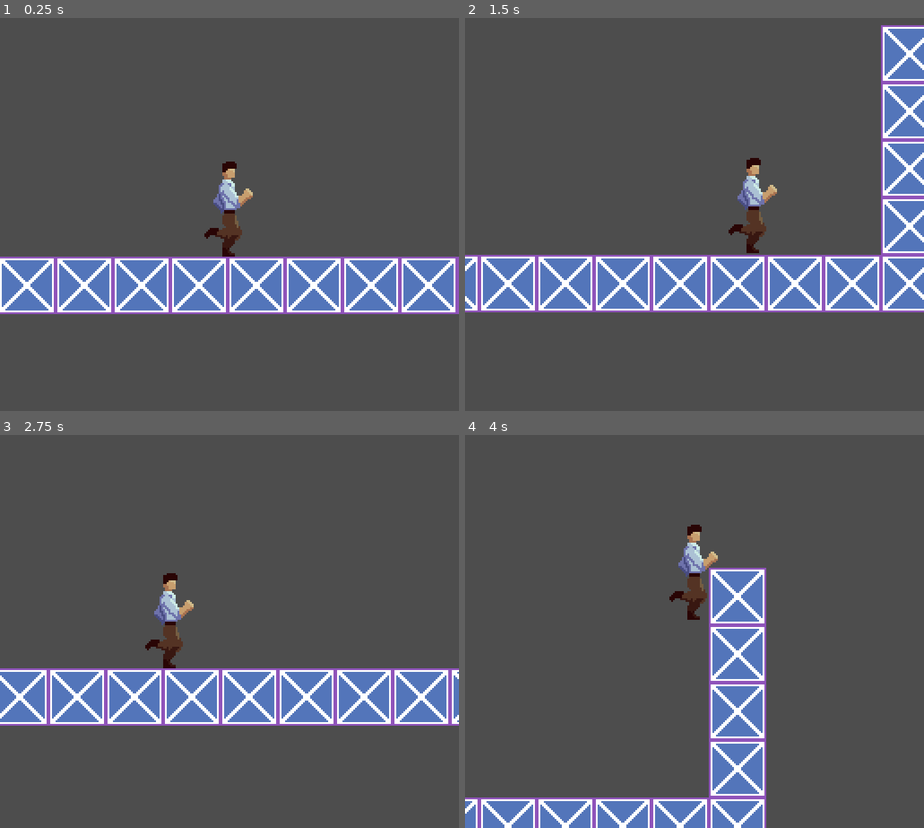
Above: before the commit, frames 1-4 (two rows, left to right).
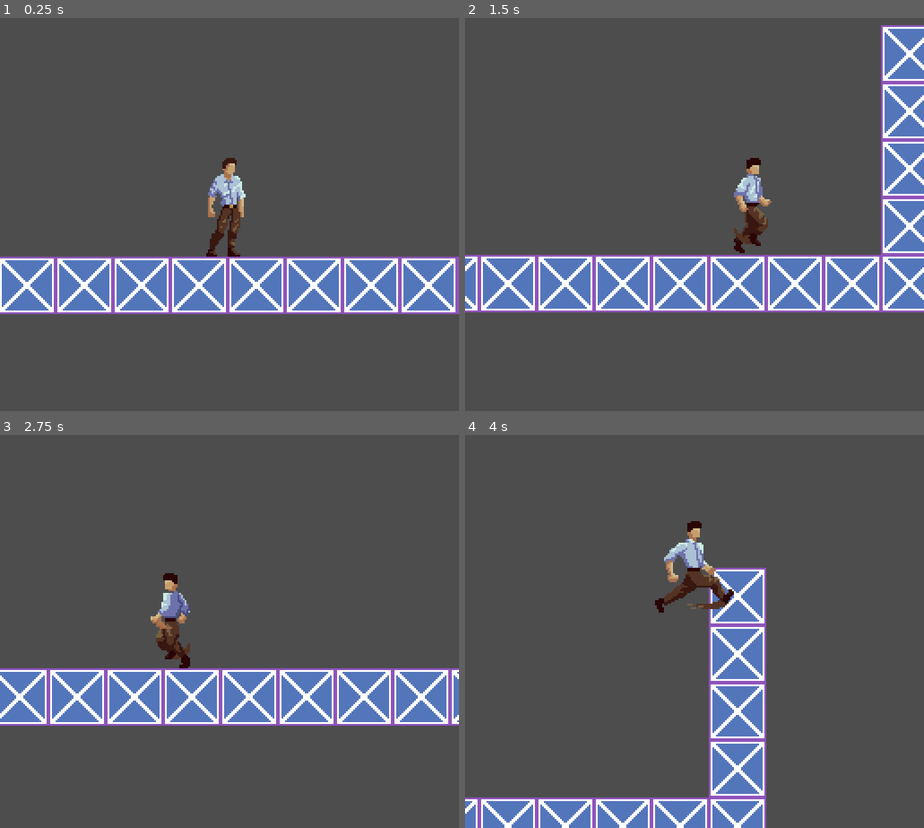
Above: after the commit, the same moments.

Repository: Dcarreon/NES-Jam-2024-Submission
Game: Godot game, scene res://scenes/game.tscn
Two runs of this game, one before a commit and one after it. Both use one fixed random seed, a clock stepped at 60 frames per second and the inputs below.
Inputs:
- Up to frame 1 (0.25 s): no input
- Up to frame 2 (1.5 s): tap Enter (ui_accept) at 0.5, 0.77 s; hold D (move_right) from 0.53 s (still down)
- Up to frame 3 (2.75 s): tap Enter (ui_accept) at 1.52 s; release D (move_right) at 2.03 s; hold A (move_left) from 2.03 s (still down)
- Up to frame 4 (4 s): release A (move_left) at 2.78 s; hold D (move_right) from 2.78 s (still down); tap Enter (ui_accept) at 3.02, 3.77 s

The runs differ from the first frame. In frame 1, 1.2% of the frame differs, in the area x 44-56%, y 35-61%; in frame 2, 0.9%; in frame 3, 1.0%; in frame 4, 1.5%, in the area x 41-59%, y 21-48%.

Commit message:
Created and implemented an animation state machine

Diff:
--- a/scenes/player.tscn
+++ b/scenes/player.tscn
@@ -1,9 +1,10 @@
-[gd_scene load_steps=22 format=3 uid="uid://b2d7hvblofwls"]
+[gd_scene load_steps=23 format=3 uid="uid://b2d7hvblofwls"]
 
 [ext_resource type="Texture2D" uid="uid://clfjwad0hpun4" path="res://assets/PlayerCharacter-Sheet.png" id="1_ggtdo"]
 [ext_resource type="Script" path="res://scripts/player.gd" id="1_v7vp0"]
 [ext_resource type="Script" path="res://scripts/state_machine.gd" id="3_jck7x"]
 [ext_resource type="Script" path="res://scripts/player_move_state.gd" id="4_6ooj2"]
+[ext_resource type="Script" path="res://scripts/player_move_animation_state.gd" id="5_u8ldm"]
 
 [sub_resource type="AtlasTexture" id="AtlasTexture_oou3w"]
 atlas = ExtResource("1_ggtdo")
@@ -149,3 +150,11 @@
 [node name="PlayerMoveState" type="Node" parent="InputState" node_paths=PackedStringArray("player")]
 script = ExtResource("4_6ooj2")
 player = NodePath("../..")
+
+[node name="AnimationState" type="Node" parent="." node_paths=PackedStringArray("state")]
+script = ExtResource("3_jck7x")
+state = NodePath("PlayerMoveAnimationState")
+
+[node name="PlayerMoveAnimationState" type="Node" parent="AnimationState" node_paths=PackedStringArray("player_sprite")]
+script = ExtResource("5_u8ldm")
+player_sprite = NodePath("../../AnimatedSprite2D")
--- a/scripts/player.gd
+++ b/scripts/player.gd
@@ -6,6 +6,7 @@
 
 @onready var animated_sprite := $AnimatedSprite2D
 @onready var input_state := $InputState
+@onready var animation_state := $AnimationState
 @onready var move_state := $InputState/PlayerMoveState
 
 func _ready():
@@ -18,12 +19,13 @@
 	if Input.is_action_just_pressed("ui_accept") and is_on_floor():
 		velocity.y = JUMP_VELOCITY
 
-#	# Direction = 1 signifies that the sprite is moving right. Direction = -1 sigifies that it's moving left
-#	# By default the sprite faces right
-#	if direction > 0:
-#		animated_sprite.flip_h = false;
-#	elif direction < 0:
-#		animated_sprite.flip_h = true;
+	# Direction = 1 signifies that the sprite is moving right. Direction = -1 sigifies that it's moving left
+	var direction = Input.get_axis("move_left","move_right")
+	# By default the sprite faces right
+	if direction > 0:
+		animated_sprite.flip_h = false;
+	elif direction < 0:
+		animated_sprite.flip_h = true;
 #
 #	if is_on_floor():
 #		if direction == 0:
--- /dev/null
+++ b/scripts/player_move_animation_state.gd
@@ -0,0 +1,21 @@
+class_name PlayerMoveAnimationState
+extends State
+
+@export var player_sprite: AnimatedSprite2D
+
+func _ready():
+	set_process(false)
+
+func _enter_state() -> void:
+	set_process(true)
+
+func _exit_state() -> void:
+	set_process(false)
+
+func _process(delta: float) -> void:
+	var direction := Input.get_axis("move_left", "move_right")
+
+	if direction == 0:
+		player_sprite.play("idle")
+	else:
+		player_sprite.play("run")
